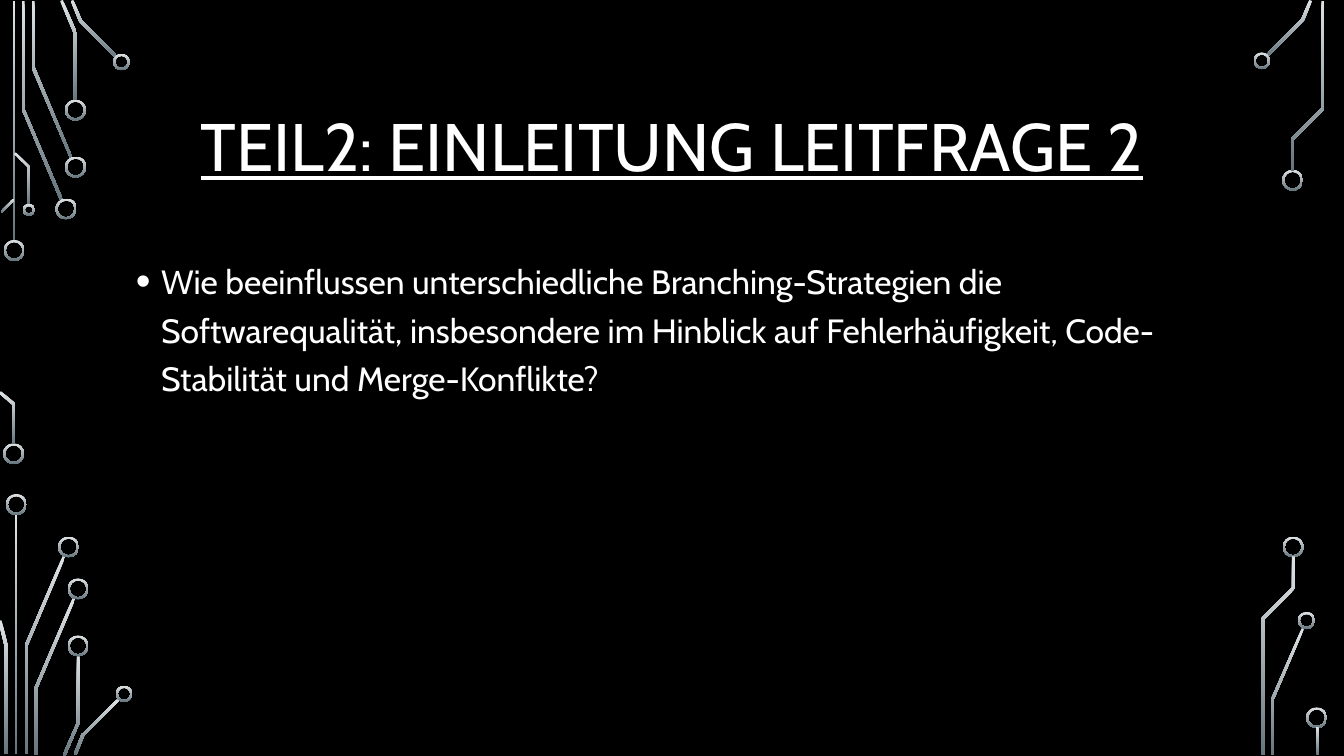
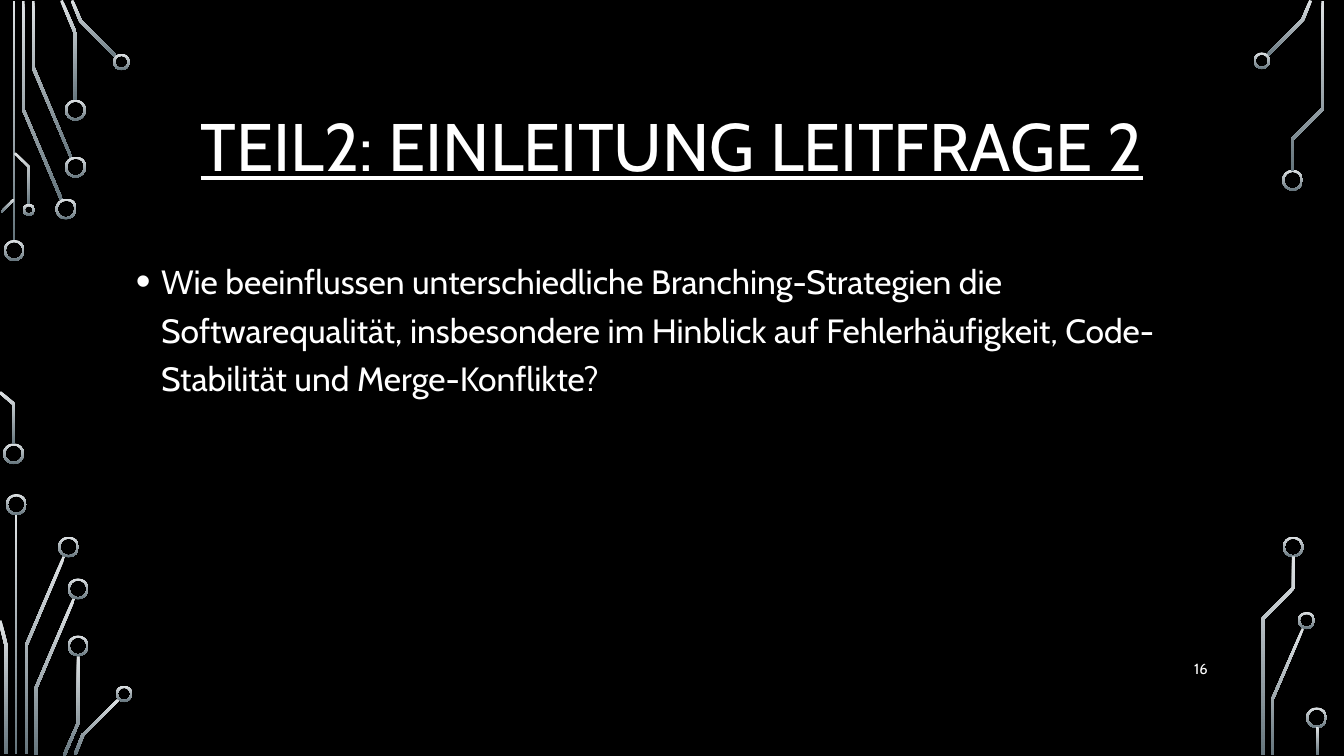
Before and after one commit to Igelkaempfer/Versionsverwaltungssystem-Poster, a slide deck: slide 16 of Versionskontrollsysteme im Softwareengineering (1).pptx (slide 14 before the commit). Drawn at 1344x756 pixels with LibreOffice and Linux fonts; fonts in the diff are those of the drawing; background and template pictures are left out. Boxes give left, top, right and bottom in pixels: in the first picture for what was removed or moved away, otherwise in the second. Text is boxed around its words. In the diff, an @@ line names an element or a change of style, - is before the commit and + after.

```diff
--- a/Versionskontrollsysteme im Softwareengineering (1).pptx
+++ b/Versionskontrollsysteme im Softwareengineering (1).pptx
@@ page number added at [1194,663,1207,674], 10.5 pt, text #FFFFFF @@
+16
```
Also in this commit, not shown: 17 other slides changed, 9 slides added, 2 slides removed.
